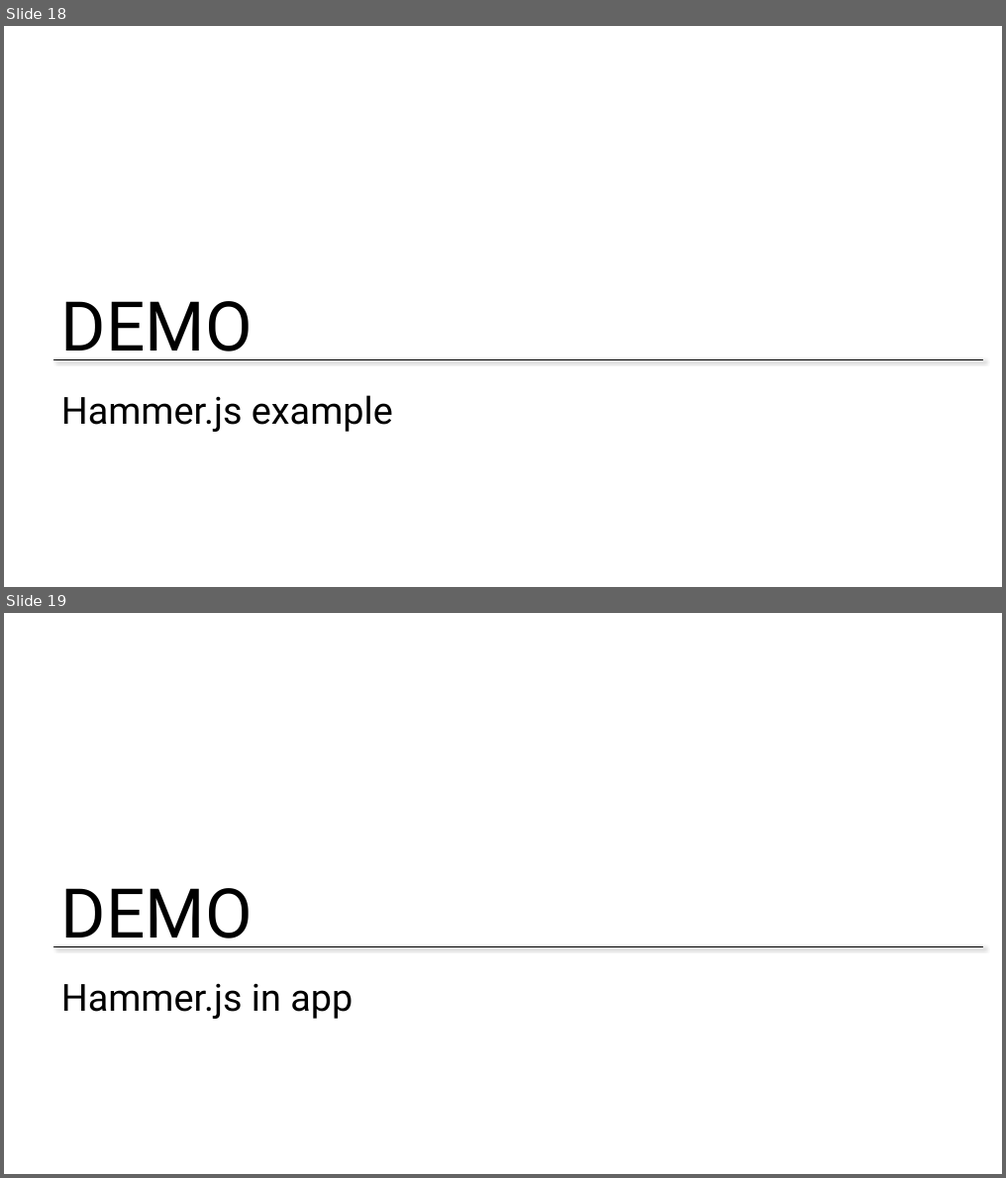
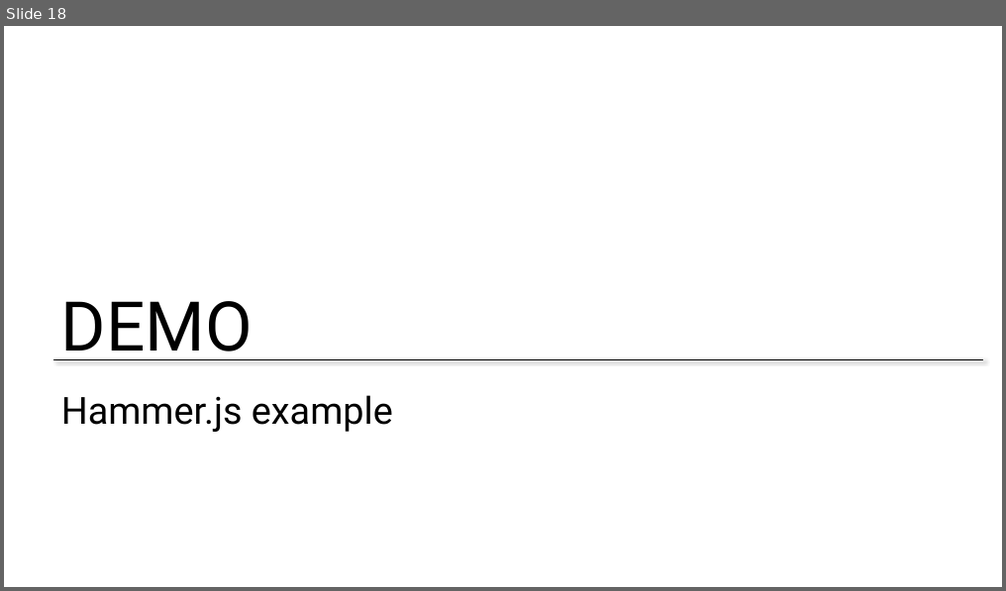
Before and after one commit to CharaD7/FrayedKnot, a slide deck: Slides/M3 Integrating Touch.pptx. Shown one above the other, each under a label of ours: slides 18 and 19 before the commit, slide 18 after it. The pictures are 1006x1178 and 1006x591 pixels, drawn with LibreOffice and Linux fonts; fonts in the diff are those of the drawing; background and template pictures are left out. Boxes give left, top, right and bottom in pixels: in the first picture for what was removed or moved away, otherwise in the second. Text is boxed around its words. In the diff, an @@ line names an element or a change of style, - is before the commit and + after.

```diff
--- a/Slides/M3 Integrating Touch.pptx
+++ b/Slides/M3 Integrating Touch.pptx
@@ slide 19 removed at (4,613,1002,1174), background #FFFFFF; not listed: 2 template elements that a slide beside it also shows @@
@@ title removed at (61,983,352,1019) @@
-Hammer.js in app
```
Also in this commit, not shown: 1 slide changed, 16 other files.
